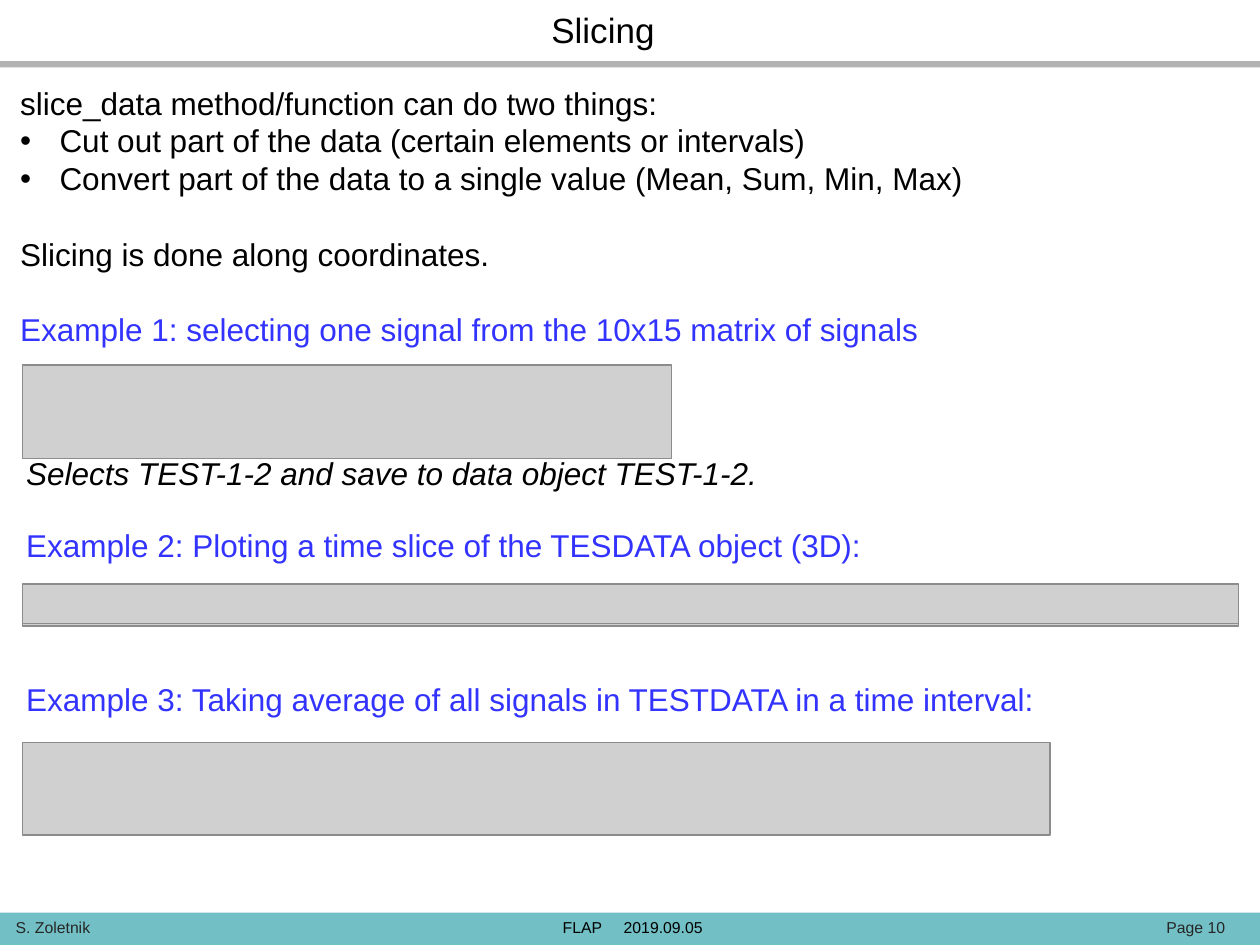
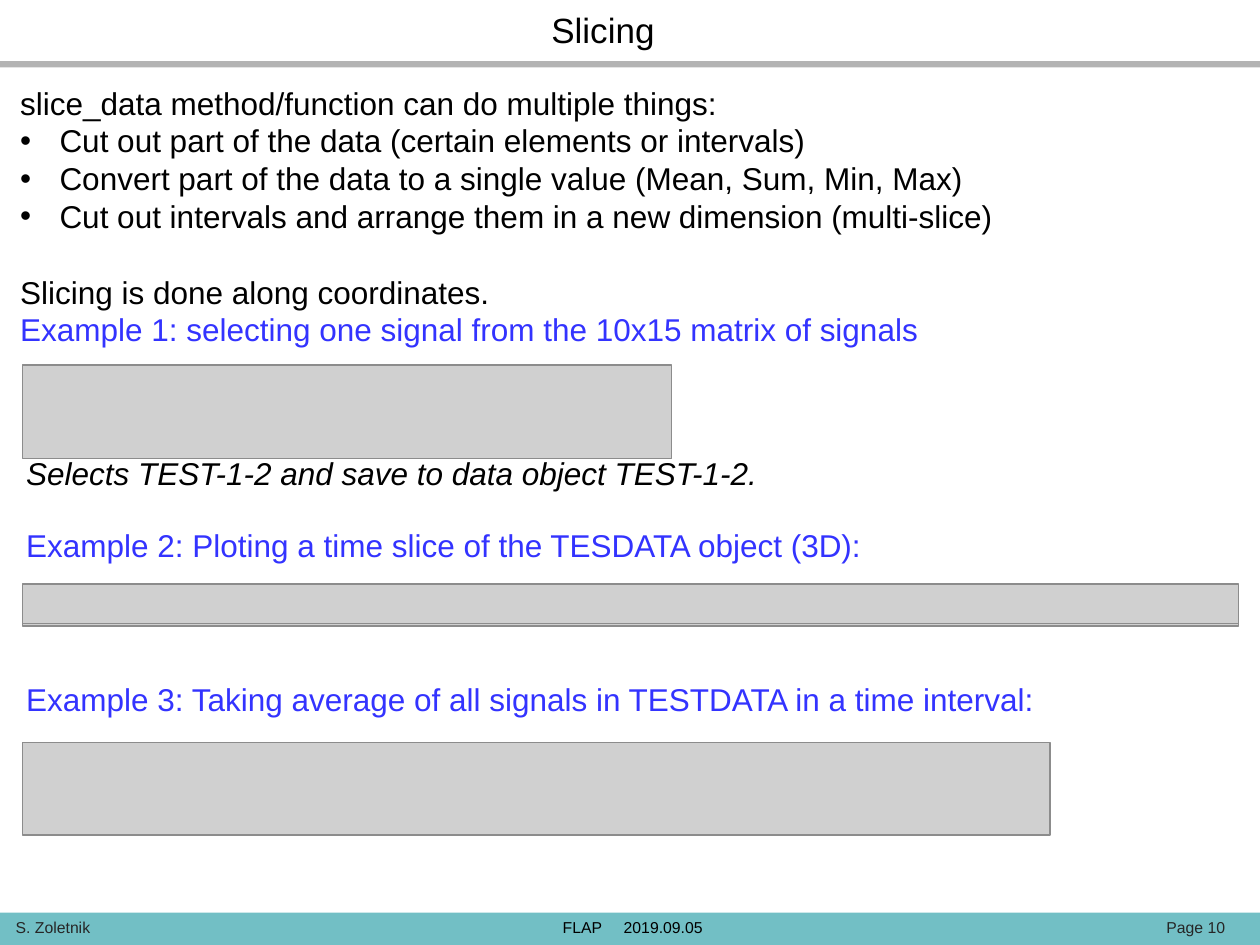
Before and after one commit to fusion-flap/flap, a slide deck: slide 10 of docs/FLAP_presentation_190905.pptx. Drawn at 1260x945 pixels with LibreOffice and Linux fonts; fonts in the diff are those of the drawing; grey boxes stand for pictures; background and template pictures are left out. Boxes give left, top, right and bottom in pixels: in the first picture for what was removed or moved away, otherwise in the second. Text is boxed around its words. In the diff, an @@ line names an element or a change of style, - is before the commit and + after.

```diff
--- a/docs/FLAP_presentation_190905.pptx
+++ b/docs/FLAP_presentation_190905.pptx
@@ text at [20, 92, 717, 121]: text changed @@
-slice_data method/function can do two things:
+slice_data method/function can do multiple things:
@@ text at [60, 205, 992, 234]: paragraph added @@
+• Cut out intervals and arrange them in a new dimension (multi-slice)
```
Also in this commit, not shown: 2 slides added, 3 other files.
